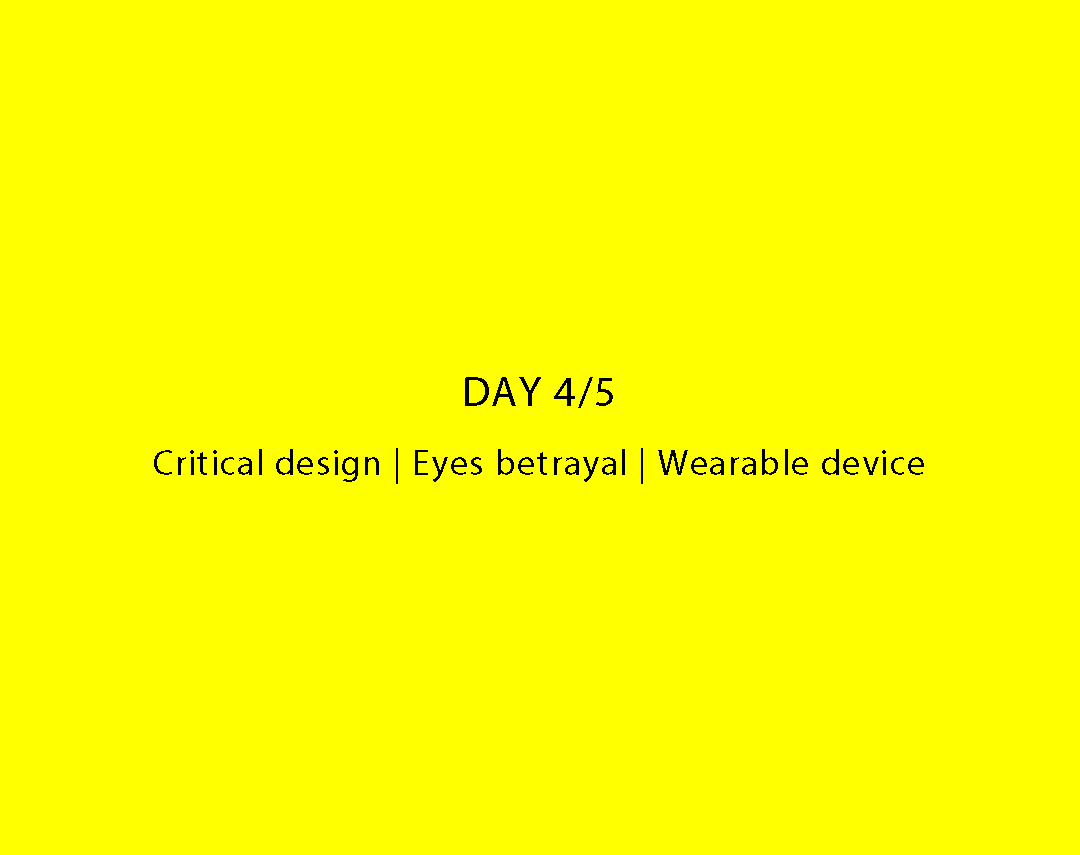
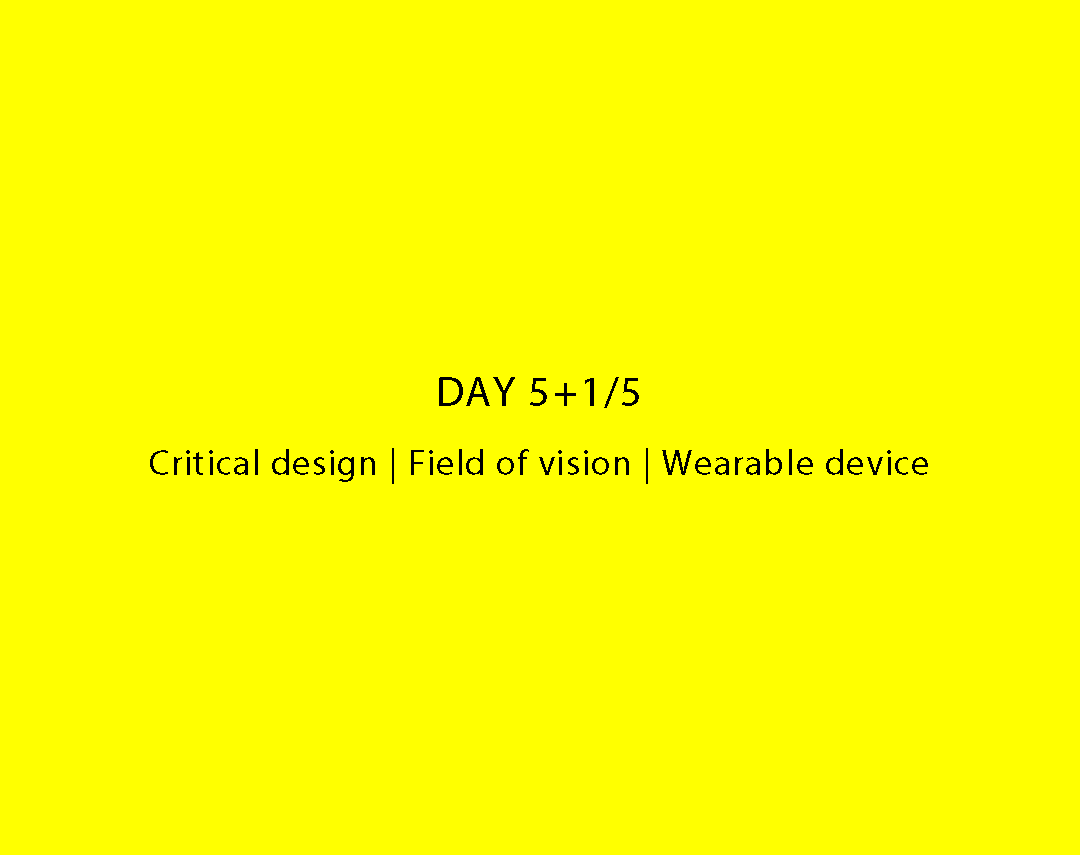
Layer changes from the first 1080 × 855 image to the second:
renamed "DAY 4/5 Critical design | Eyes betrayal | Wearable device" to "DAY 5+1/5 Critical design | Field of vision | Wearable device", painted on it over [150, 377, 928, 484]
